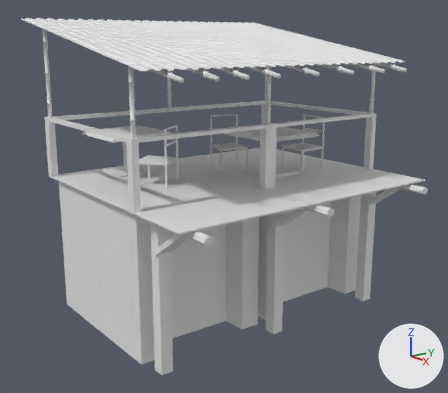
Before and after pictures for a commit that changed the Blender file House.blend.
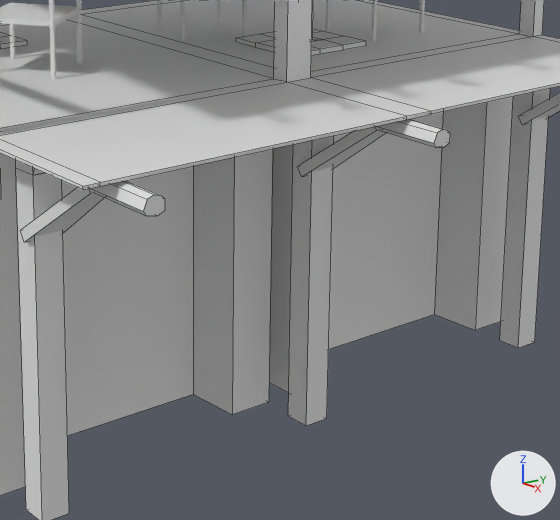
The first picture shows the older version from a 50 mm camera at (7.62, -6.68, 4.88) aimed at (-1.06, -0.13, 2.14). The close-ups show both versions on the part from 32% to 85% of the width and 39% to 95% of the height of that picture; other places that the commit changed are outside them. The lights are fixed; the arrows at lower right show +X, +Y and +Z. The close-ups show mesh edges as thin lines.

The scene before the commit, as lines of its bpy script (objects in view):
```python
me_cube_001 = bpy.data.meshes.new('Cube.001')
me_cube_001.from_pydata(...)  # 92 vertices, 90 faces; spans x -1.0..1.0, y -1.0..1.0, z -19.5..28.5
me_cube_001.materials.append(mat_material_001)  # white #e7e7e7
me_cube_002 = bpy.data.meshes.new('Cube.002')
me_cube_002.from_pydata(...)  # 56 vertices, 54 faces; spans x -1.7..1.7, y -1.7..1.7, z -1.0..41.9
me_cube_008 = bpy.data.meshes.new('Cube.008')
me_cube_008.from_pydata(...)  # 44 vertices, 34 faces; spans x -3.9..2.2, y -1.0..1.0, z -41.4..13.6
ob_chair = bpy.data.objects.new('Chair', me_cube_001)
ob_chair.parent = ob_props
ob_chair.location = (-0.879, 1.624, 2.882)
ob_chair.scale = (0.282, 0.282, 0.0205)
ob_holder = bpy.data.objects.new('Holder', me_cube_008)
ob_holder.parent = ob_balcony_holders
ob_holder.location = (0.615, -0.0457, 2.141)
ob_holder.rotation_euler = (0.0, -0.616, 0.0)  # degrees (0, -35, 0)
ob_holder.scale = (0.408, 0.141, 0.0387)
ob_table = bpy.data.objects.new('Table', me_cube_002)
ob_table.parent = ob_props
ob_table.location = (-0.876, 0.825, 2.504)
ob_table.scale = (0.36, 0.36, 0.018)
# also in view: 'Holder.002' at (0.82, -2.27, 1.23); 'House' at (-0.95, 0.02, 1.77); 'Chair.002' at (-1.76, 0.52, 2.98); 'Holder.001' at (0.82, 2.25, 1.23); 'Chair.001' at (-1.4, -1.3, 2.98)
```
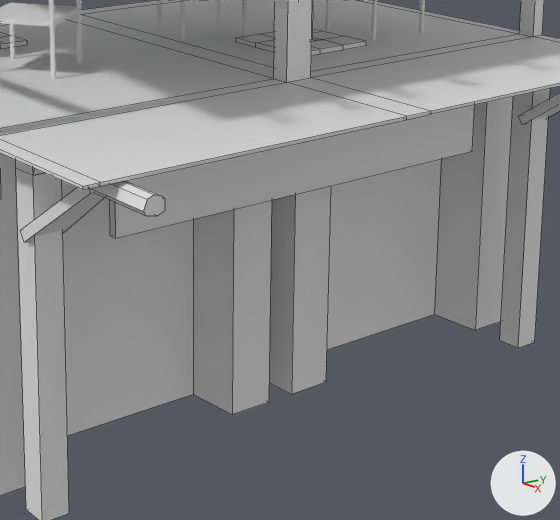
What changed in the scene script:
```text
Add me_cube_003:
    me_cube_003.from_pydata([(-0.5, -0.7, -71.5), (-0.5, -0.7, -10.4), (-0.5, 0.7, -71.5), (-0.5, 0.7, -10.4), (-0.4, -0.7, -71.5), (-0.4, -0.7, -10.4), (-0.4, 0.7, -71.5), (-0.4, 0.7, -10.4)], [], [(0, 1, 3, 2), (2, 3, 7, 6), (6, 7, 5, 4), (4, 5, 1, 0), (2, 6, 4, 0), (7, 3, 1, 5)])
Remove ob_holder:
    ob_holder = bpy.data.objects.new('Holder', me_cube_008)
    ob_holder.parent = ob_balcony_holders
    ob_holder.location = (0.615, -0.0457, 2.141)
    ob_holder.rotation_euler = (0.0, -0.616, 0.0)  # degrees (0, -35, 0)
    ob_holder.scale = (0.408, 0.141, 0.0387)
Add ob_sign:
    ob_sign = bpy.data.objects.new('Sign', me_cube_003)
    ob_sign.location = (0.518, 0.0, 2.475)
    ob_sign.scale = (0.809, 2.23, 0.0107)
```

Where the change shows, as pixel boxes (x1, y1, x2, y2) in the close-ups (560 x 520 px):
'Sign', added: after (110, 105, 474, 238)
'Holder', deleted: before (288, 119, 450, 426)
